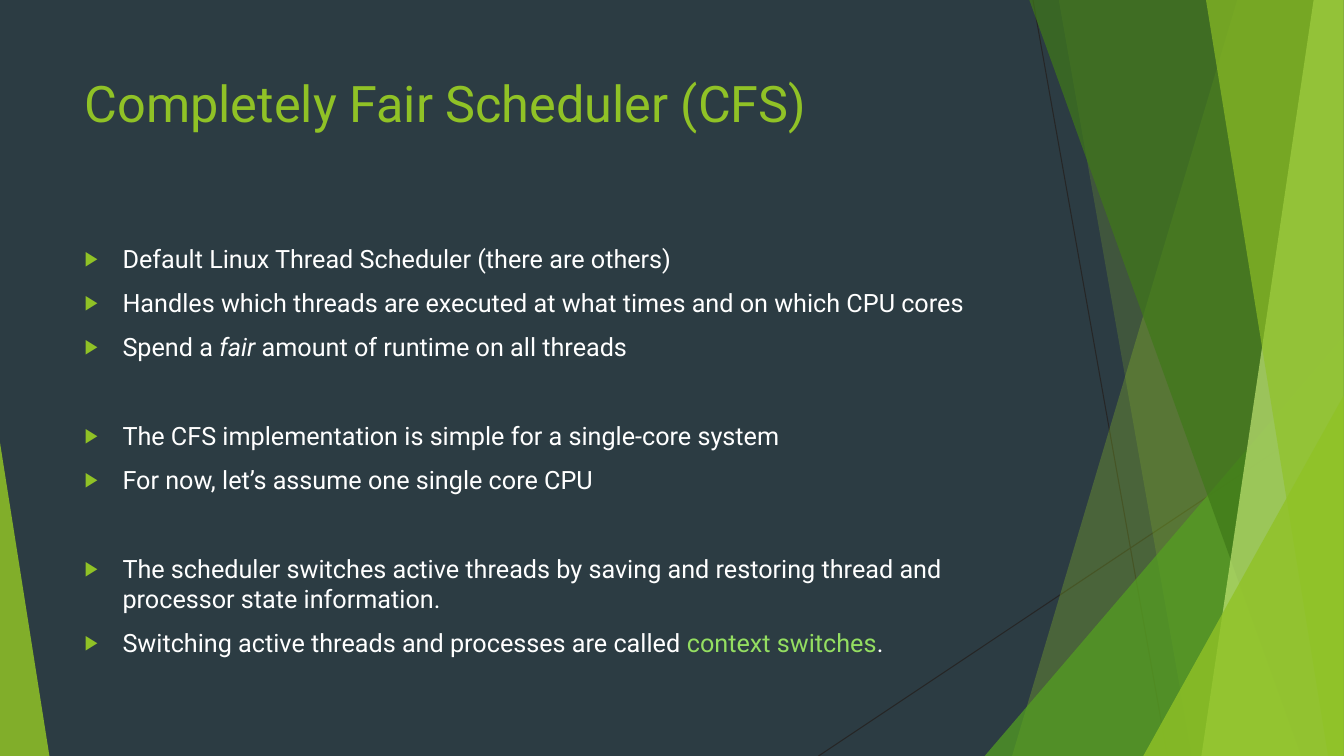
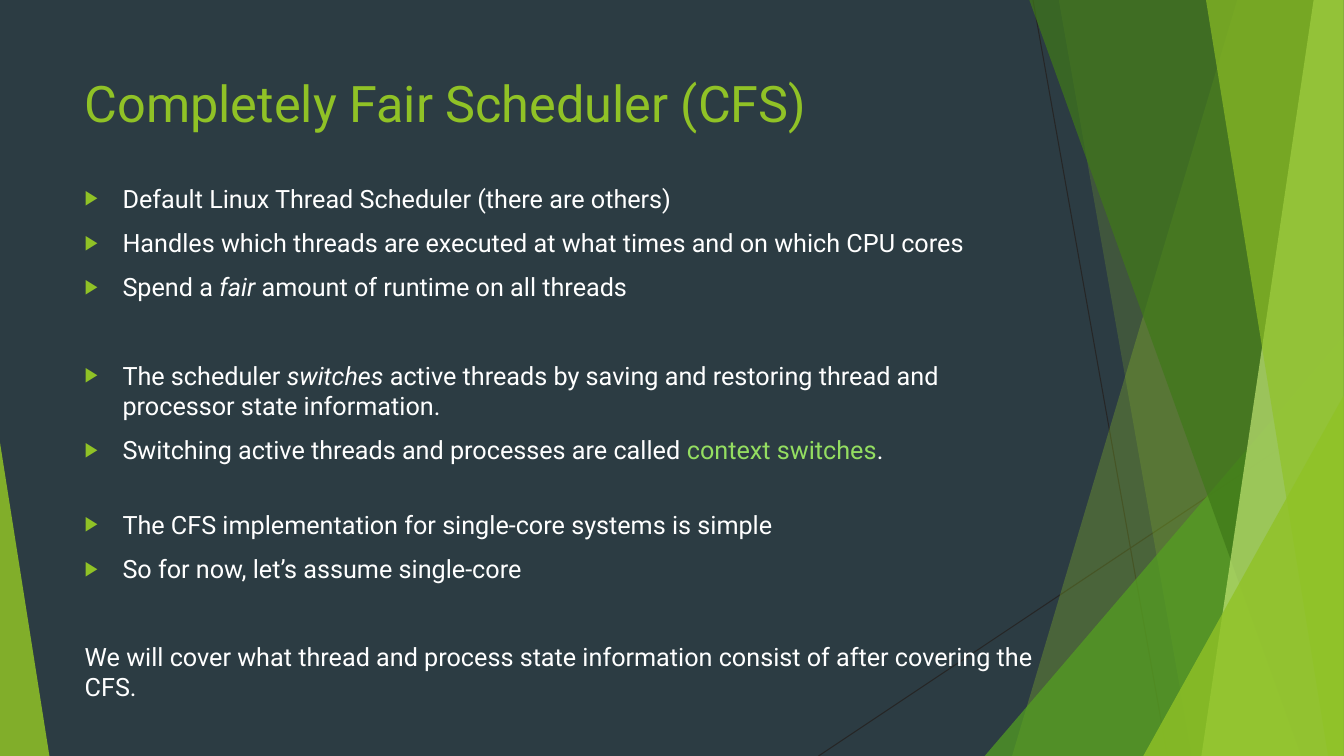
Before and after one commit to danfrz/Senior_seminar_templates, a slide deck: slide 14 of Talk/Thread Scheduler Efficiency Improvements.pptx. Drawn at 1344x756 pixels with LibreOffice and Linux fonts; fonts in the diff are those of the drawing. Boxes give left, top, right and bottom in pixels: in the first picture for what was removed or moved away, otherwise in the second. Text is boxed around its words. In the diff, an @@ line names an element or a change of style, - is before the commit and + after.

```diff
--- a/Talk/Thread Scheduler Efficiency Improvements.pptx
+++ b/Talk/Thread Scheduler Efficiency Improvements.pptx
@@ text "Default Linux Thread Scheduler (there ...": place and size @@
-text "Default Linux Thread Scheduler (there ..." at (123, 248, 963, 658)
+text "Default Linux Thread Scheduler (there ..." at (85, 188, 1032, 697)
@@ text at (123, 366, 939, 420): italic on in "switches" @@
@@ text at (123, 426, 780, 495): paragraphs removed @@
-▶ The CFS implementation is simple for a single-core system
-▶ For now, let’s assume one single core CPU
@@ text at (85, 515, 1032, 697): paragraphs added @@
+▶ The CFS implementation for single-core systems is simple
+▶ So for now, let’s assume single-core
+We will cover what thread and process state information consist of after covering the CFS.
```
Also in this commit, not shown: 16 other slides changed, 12 slides added, 1 slide removed.
